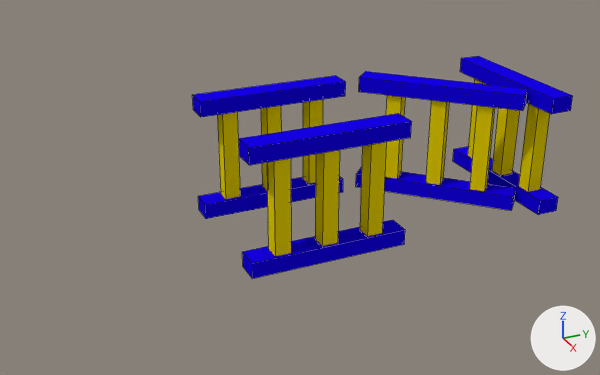
Before and after pictures for a commit that changed the Blender file mods/spawn/Blends/SpaceShip.blend.
The view is the same before and after, from a 50 mm camera at (4.33, -1.93, 1.94) aimed at (0.03, 0.01, -0.22). Arrows for +X, +Y and +Z are at lower right; the lights stay in place. Mesh edges are drawn as thin lines. The same objects are shown in both versions, whatever each file hides.

In view in the first picture: 'Fence_Angle', 'Fence_Double', 'Fence_Straight'.
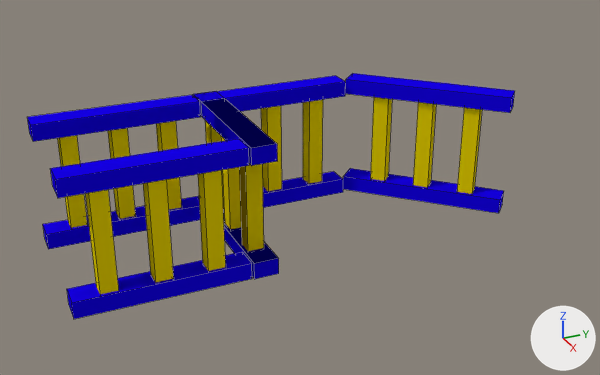
Boxes [x1, y1, x2, y2] around the edits, measured in the pictures (600 x 375 px):
'Fence_Double', moved: before [192, 76, 412, 279]; after [27, 95, 252, 319]
'Fence_Angle', moved: before [356, 71, 528, 210]; after [343, 73, 515, 213]
'Fence_Corner', added: after [194, 76, 346, 279]
    faces in mat_1 (its picture is missing): [194, 76, 346, 279]
    faces in mat_2 (its picture is missing): [205, 100, 323, 251]
'Fence_Straight', moved: before [453, 56, 573, 215]; after [193, 91, 279, 279]

The edits, one by one:
Mesh me_cube_002 is new.
It has 80 vertices, 48 faces and spans x -0.49..0.5, y -0.49..0.5, z -0.5..0.3.
Faces by material slot: [24, 24].
It uses material mat_1 (its picture is missing).
It uses material mat_2 (its picture is missing).
Object 'Fence_Double' (ob_fence_double) moves from (0.0, 0.0, 0.0) to (0.0, -1.0, 0.0).
Object 'Fence_Angle' (ob_fence_angle) moves from (0.0, 1.0, 0.0) to (0.0, 0.9, 0.0).
Object 'Fence_Straight' (ob_fence_straight) moves from (0.0, 2.0, 0.0) to (0.0, 0.0, 0.0).
Object 'Fence_Corner' (ob_fence_corner) is new; it shows me_cube_002.
Its location is (0.0, 0.0, 0.0).
